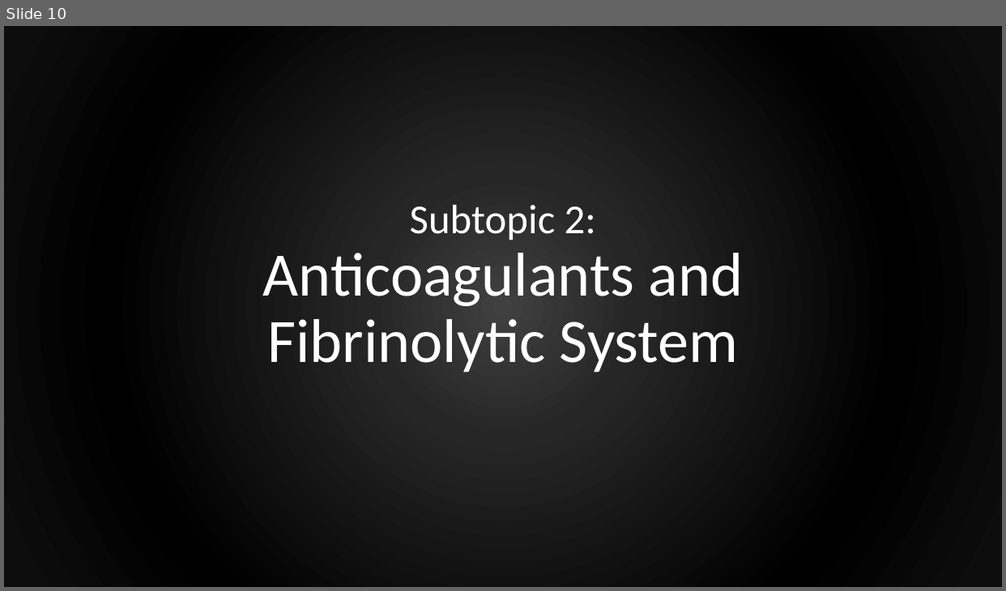
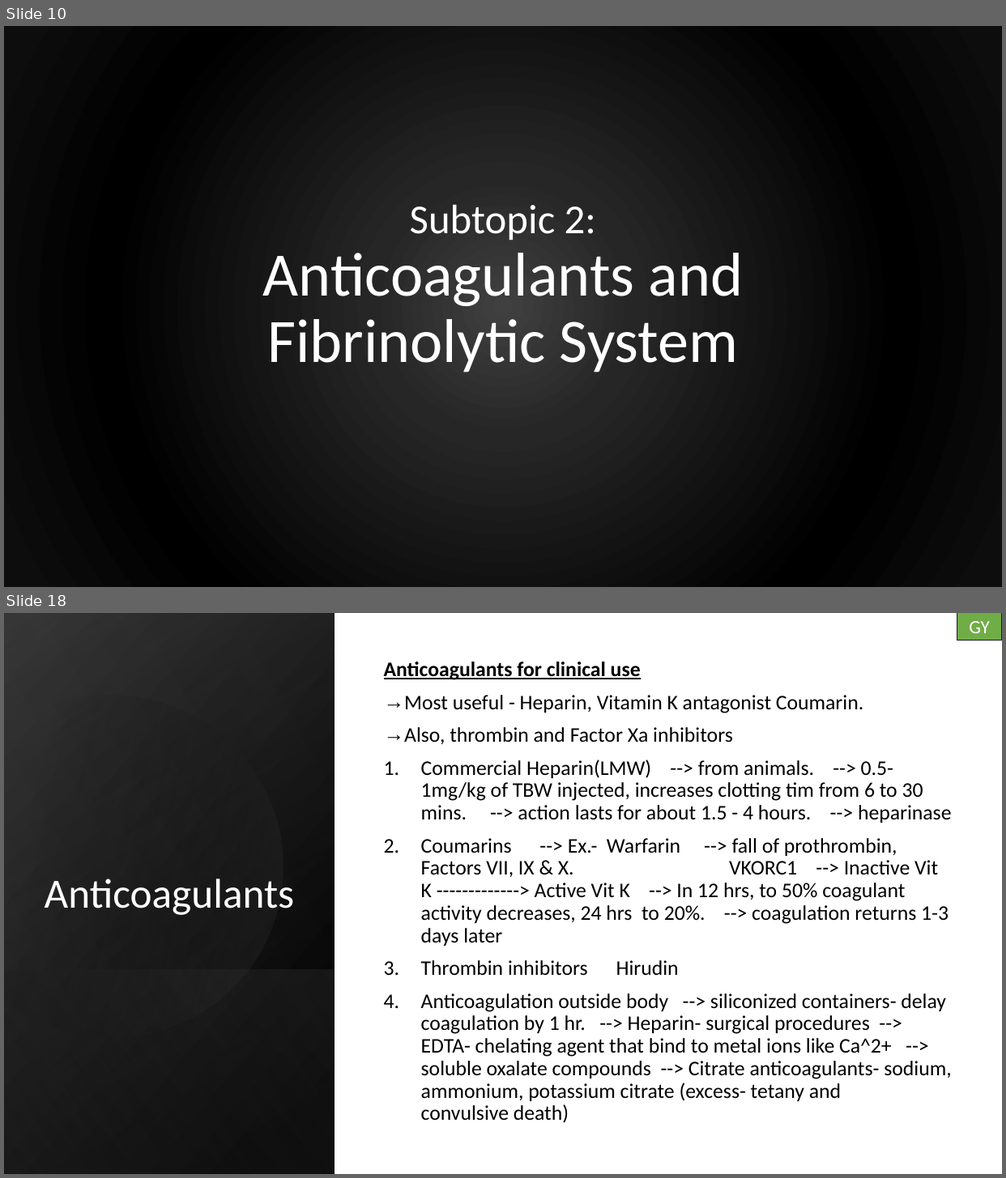
Before and after one commit to RubixStars/RubixTeam, a slide deck: seminar.pptx. Shown one above the other, each under a label of ours: slide 10 before the commit, slides 10 and 18 after it; the slides between them are not shown. The pictures are 1006x591 and 1006x1178 pixels, drawn with LibreOffice and Linux fonts; fonts in the diff are those of the drawing. Boxes give left, top, right and bottom in pixels: in the first picture for what was removed or moved away, otherwise in the second. Text is boxed around its words. In the diff, an @@ line names an element or a change of style, - is before the commit and + after.

```diff
--- a/seminar.pptx
+++ b/seminar.pptx
@@ slide 18 added at bbox=[4, 613, 1002, 1174], background #FFFFFF @@
@@ rectangle added at bbox=[4, 613, 1002, 1174], fill #FFFFFF @@
@@ rectangle added at bbox=[4, 613, 335, 1174], fill gradient #000000 to #2F2F2F @@
@@ rectangle added at bbox=[4, 614, 335, 1174], fill gradient #000000 to #3F3F3F @@
@@ rectangle added at bbox=[4, 613, 335, 1174], fill gradient #000000 to #8C8C8C @@
@@ rectangle added at bbox=[957, 613, 1002, 641], fill #70AD47, outline #1C1C1C 1 pt, 18 pt, text #FFFFFF @@
+GY
@@ freeform shape added at bbox=[4, 655, 324, 1072], fill gradient #000000 to #3F3F3F @@
@@ text added at bbox=[384, 662, 952, 1101], 20 pt, text #000000 @@
+Anticoagulants for clinical use
+→ Most useful - Heparin, Vitamin K antagonist Coumarin.
+→ Also, thrombin and Factor Xa inhibitors
+1. Commercial Heparin(LMW) --> from animals. --> 0.5- 1mg/kg of TBW injected, increases clotting tim from 6 to 30 mins. --> action lasts for about 1.5 - 4 hours. --> heparinase
+2. Coumarins --> Ex.- Warfarin --> fall of prothrombin, Factors VII, IX & X. VKORC1 --> Inactive Vit K -------------> Active Vit K --> In 12 hrs, to 50% coagulant activity decreases, 24 hrs to 20%. --> coagulation returns 1-3 days later
+3. Thrombin inhibitors Hirudin
+4. Anticoagulation outside body --> siliconized containers- delay coagulation by 1 hr. --> Heparin- surgical procedures --> EDTA- chelating agent that bind to metal ions like Ca^2+ --> soluble oxalate compounds --> Citrate anticoagulants- sodium, ammonium, potassium citrate (excess- tetany and convulsive death)
@@ title added at bbox=[44, 879, 295, 915], 40 pt, text #FFFFFF @@
+Anticoagulants
@@ rectangle added at bbox=[4, 969, 335, 1174], fill gradient #3F3F3F to #000000 @@
```
Also in this commit, not shown: 22 slides changed, 4 other slides added, 2 slides removed.
